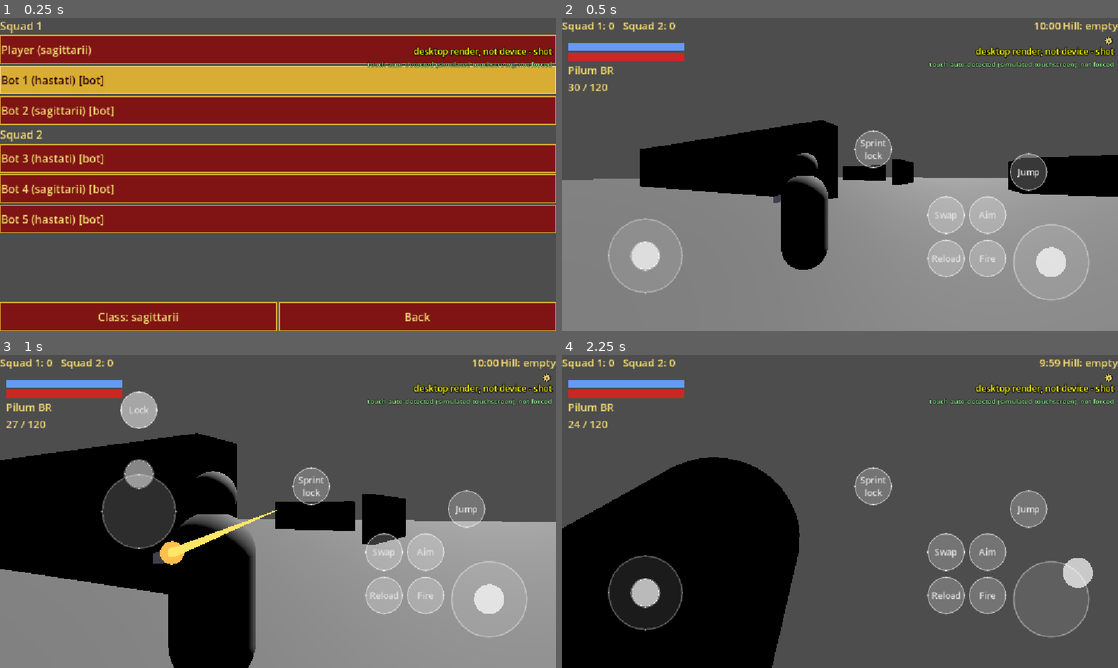
Above: before the commit, frames 1-4 (two rows, left to right).
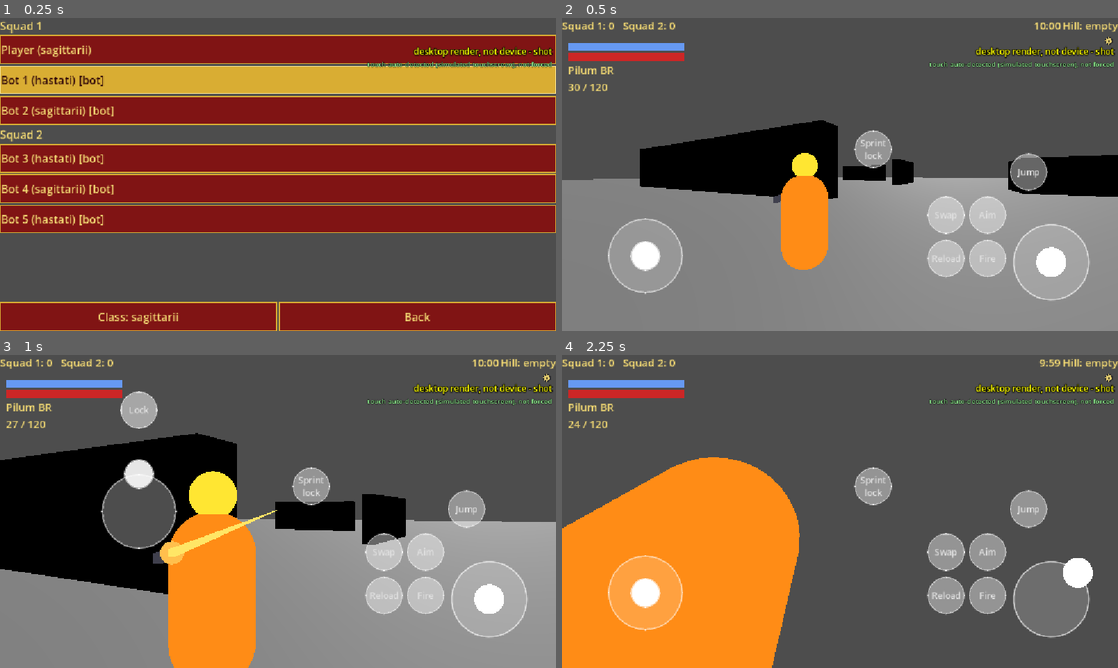
Above: after the commit, the same moments.

Repository: shibicb72-design/Project_Gladius
Game: Godot game, scene res://tools/touch_capture.tscn
The game is run twice, just before and just after one commit, with the same random seed, the same clock (stepped at 60 frames per second) and the same inputs. This scene is started directly instead of the project's main scene.
Inputs (mouse positions are in pixels of both pictures, inside the frame that each line leads up to):
- Up to frame 1 (0.25 s): no input
- Up to frame 2 (0.5 s): no input
- Up to frame 3 (1 s): move the mouse to (400, 495) at 0.52 s; hold D (move_right) from 0.53 s (still down); hold Right mouse button (aim) from 0.53 s (still down); tap Space (jump) at 0.77 s; click (400, 495) at 0.8 s
- Up to frame 4 (2.25 s): tap Space (jump) at 1.07, 2.1 s; release D (move_right) at 1.25 s; release Right mouse button (aim) at 1.25 s; drag from (728, 527) to (812, 574) at 1.27 s; move the mouse to (895, 442) at 2.02 s; hold D (move_right) from 2.03 s (still down); hold Right mouse button (aim) from 2.03 s (still down)

Frame 1 is identical in both runs. In frame 2, 4.6% of the frame differs, in the area x 8-95%, y 36-90%; in frame 3, 12%; in frame 4, 28%, in the area x 0-96%, y 32-100%.

Commit message:
fix: P0 Fold touch hit-test, window-coord look/buttons, contrast, pawn vis
Co-Authored-By: Claude Sonnet 5.5 <noreply@anthropic.com>

Diff:
--- a/data/input.json
+++ b/data/input.json
@@ -96,7 +96,10 @@
 		"stick_radius_frac_of_height": 0.12,
 		"tap_slop_frac_of_height": 0.01,
 		"knob_frac_of_radius": 0.4,
-		"ring_alpha": 0.35,
+		"ring_alpha": 0.6,
+		"button_idle_alpha": 0.4,
+		"button_held_alpha": 0.65,
+		"_contrast_note": "P0 playtest contrast: ring_alpha was 0.35 and the button idle fill 0.22 (too faint on the Fold). Values here are placeholders pending playtest (OQ-35).",
 		"_sticks_todo": "OQ-35: rest centres of the always-visible sticks are placeholders: [x as fraction of width, y as fraction of height]. G2L: move bottom-left; look bottom-right, with the button cluster north-west of it.",
 		"move_stick_rest": [0.15, 0.76],
 		"look_stick_rest": [0.88, 0.78],
--- a/scenes/player/pawn.tscn
+++ b/scenes/player/pawn.tscn
@@ -17,6 +17,16 @@
 radius = 0.22
 height = 0.44
 
+; TEMPORARY playtest visibility (P0): bright unshaded materials so the pawn is obvious on device.
+; Replace with the real character art/material later.
+[sub_resource type="StandardMaterial3D" id="body_mat"]
+shading_mode = 0
+albedo_color = Color(1, 0.55, 0.1, 1)
+
+[sub_resource type="StandardMaterial3D" id="head_mat"]
+shading_mode = 0
+albedo_color = Color(1, 0.9, 0.2, 1)
+
 [node name="Pawn" type="CharacterBody3D"]
 collision_layer = 2
 collision_mask = 1
@@ -29,6 +39,7 @@
 [node name="Body" type="MeshInstance3D" parent="."]
 transform = Transform3D(1, 0, 0, 0, 1, 0, 0, 0, 1, 0, 0.8, 0)
 mesh = SubResource("body_mesh")
+material_override = SubResource("body_mat")
 
 [node name="Head" type="Area3D" parent="." groups=["head_hitbox"]]
 transform = Transform3D(1, 0, 0, 0, 1, 0, 0, 0, 1, 0, 1.75, 0)
@@ -40,3 +51,4 @@
 
 [node name="HeadMesh" type="MeshInstance3D" parent="Head"]
 mesh = SubResource("head_mesh")
+material_override = SubResource("head_mat")
--- a/scripts/ui/touch_hud.gd
+++ b/scripts/ui/touch_hud.gd
@@ -256,7 +256,7 @@
 	lock_button.size = r.size
 	lock_button.text = "Locked" if provider.sprint_locked else "Sprint\nlock"
 	lock_button.add_theme_font_size_override("font_size", int(r.size.x * float(_layout.get("button_font_frac_of_size", 0.24))))
-	_style_round(lock_button, r.size.x, 0.6 if provider.sprint_locked else 0.22)
+	_style_round(lock_button, r.size.x, 0.6 if provider.sprint_locked else float(_layout["button_idle_alpha"]))
 	lock_button.modulate.a = _alpha(LOCK_KEY)
 	var t := get_lock_target_rect()
 	lock_target.position = t.position - global_position
@@ -279,7 +279,7 @@
 func _make_stick_visual(node_name: String) -> StickVisual:
 	var v := StickVisual.new()
 	v.name = node_name
-	v.ring_alpha = float(_layout.get("ring_alpha", 0.35))
+	v.ring_alpha = float(_layout["ring_alpha"])
 	v.knob_frac = float(_layout.get("knob_frac_of_radius", 0.4))
 	return v
 
@@ -360,7 +360,7 @@
 	j.visibility_mode = VirtualJoystick.VISIBILITY_WHEN_TOUCHED if String(vj["visibility"]) == "when_touched" else VirtualJoystick.VISIBILITY_ALWAYS
 	j.deadzone_ratio = float(feel["vjoy_deadzone_ratio"]["value"])
 	j.clampzone_ratio = float(feel["vjoy_clampzone_ratio"]["value"])
-	var ring := Color(1, 1, 1, float(_layout.get("ring_alpha", 0.35)))
+	var ring := Color(1, 1, 1, float(_layout["ring_alpha"]))
 	var held := Color(1, 1, 1, minf(1.0, ring.a * 1.5))
 	j.add_theme_stylebox_override("normal_joystick", _disc(Color(1, 1, 1, ring.a * 0.3), ring))
 	j.add_theme_stylebox_override("pressed_joystick", _disc(Color(1, 1, 1, ring.a * 0.5), ring))
@@ -496,11 +496,22 @@
 	return Rect2(get_global_rect().position + local.position, local.size)
 
 
-## Where a touch grabs the move stick: the stick itself when fixed, else the whole move zone.
+## Hit-test space (P0): event.position is viewport space, so every hit rect (buttons, lock, zones, grab)
+## is shifted by global_position through this one helper.
+func _to_global_rect(local: Rect2) -> Rect2:
+	return Rect2(local.position + global_position, local.size)
+
+
+## Viewport-space rect of a touch zone (the local _zone_rect shifted into event space).
+func _zone_hit_rect(key: String) -> Rect2:
+	return _to_global_rect(_zone_rect(key))
+
+
+## Where a touch grabs the move stick, in viewport space: the stick itself when fixed, else the whole move zone.
 func _move_grab_rect() -> Rect2:
 	if move_mode == "virtual" and vjoy_layout == "fixed":
-		return _move_visual_local()
-	return _zone_rect("move_zone")
+		return _to_global_rect(_move_visual_local())
+	return _zone_hit_rect("move_zone")
 
 
 ## Button side in px: its data fraction of the HUD height, never below button_min_dp (touch target floor).
@@ -531,9 +542,7 @@
 
 ## Screen rect of the button for an action (the HUD is full-screen, so this is viewport space).
 func get_button_rect(action: String) -> Rect2:
-	var r := _cell_rect(action)
-	r.position += global_position
-	return r
+	return _to_global_rect(_cell_rect(action))
 
 
 func get_button_label(action: String) -> String:
@@ -546,7 +555,7 @@
 
 func _style_button(b: Button, held: bool) -> void:
 	var sb := StyleBoxFlat.new()
-	sb.bg_color = Color(1, 1, 1, 0.5 if held else 0.22)
+	sb.bg_color = Color(1, 1, 1, float(_layout["button_held_alpha"]) if held else float(_layout["button_idle_alpha"]))
 	sb.border_color = Color(1, 1, 1, 0.6)
 	sb.set_border_width_all(2)
 	sb.set_corner_radius_all(int(ceil(maxf(b.size.x, 1.0) * 0.5)))
@@ -628,7 +637,7 @@
 		_move_origin = pos
 		_move_pos = pos
 		_update_sticks()
-	elif _look_touch == -1 and (_zone_rect("look_zone").has_point(pos) or (vjoy_layout == "fixed" and move_mode == "virtual" and _zone_rect("move_zone").has_point(pos))):
+	elif _look_touch == -1 and (_zone_hit_rect("look_zone").has_point(pos) or (vjoy_layout == "fixed" and move_mode == "virtual" and _zone_hit_rect("move_zone").has_point(pos))):
 		_look_touch = idx
 		_look_origin = pos
 		_look_pos = pos
--- /dev/null
+++ b/tests/test_fold_window_coords.gd
@@ -0,0 +1,169 @@
+extends "res://tests/test_case.gd"
+## P0 Fold touch regression: look drag and every action button through the real-device input path
+## (window pixels -> Viewport.push_input(e, false) -> stretch transform), at both Fold sizes, mirroring the
+## move-stick window-coord tests in test_touch_controls.gd. Also pins the P0 contrast and pawn-visibility data.
+
+const _MatchScene := preload("res://scenes/match/match.tscn")
+const _TouchHud := preload("res://scripts/ui/touch_hud.gd")
+
+const SIZES: Array[Vector2i] = [Vector2i(2520, 1080), Vector2i(2176, 1812)]
+const OLD_BUTTON_IDLE_ALPHA := 0.22
+const OLD_RING_ALPHA := 0.35
+
+
+func _root() -> Window:
+	return (Engine.get_main_loop() as SceneTree).root
+
+
+func _frames(n: int) -> void:
+	for i in n:
+		await (Engine.get_main_loop() as SceneTree).physics_frame
+	await (Engine.get_main_loop() as SceneTree).process_frame
+	await (Engine.get_main_loop() as SceneTree).process_frame
+
+
+## Real-device order: canvas position -> window pixels, delivered with push_input(..., false).
+func _deliver_window(e: InputEvent) -> void:
+	var xf := _root().get_screen_transform()
+	e.position = xf * e.position
+	if e is InputEventScreenDrag:
+		e.relative = xf.basis_xform(e.relative)
+	_root().push_input(e, false)
+
+
+func _touch(idx: int, pos: Vector2, pressed: bool) -> void:
+	var e := InputEventScreenTouch.new()
+	e.index = idx
+	e.position = pos
+	e.pressed = pressed
+	_deliver_window(e)
+
+
+func _drag(idx: int, pos: Vector2, rel: Vector2) -> void:
+	var e := InputEventScreenDrag.new()
+	e.index = idx
+	e.position = pos
+	e.relative = rel
+	_deliver_window(e)
+
+
+func _setup(size: Vector2i) -> Dictionary:
+	_TouchHud.move_stick_override = "virtual"
+	var tree: SceneTree = Engine.get_main_loop()
+	var m: MatchRoot = _MatchScene.instantiate()
+	m.auto_start = false
+	m.bake_navmesh = false
+	m.fill_bots = false
+	tree.root.add_child(m)
+	await tree.physics_frame
+	m.director.load_config()
+	m.begin()
+	var prev := _root().size
+	_root().size = size
+	await _frames(25)
+	var touch: Control = m.get_node("Hud/TouchHud")
+	touch.cfg["force_touch_hud"] = true
+	touch.refresh_visibility()
+	await _frames(3)
+	return {"m": m, "touch": touch, "pawn": m.local_player, "prev": prev, "tag": str(size)}
+
+
+func _teardown(ctx: Dictionary) -> void:
+	(ctx["m"] as Node).queue_free()
+	_root().size = ctx["prev"]
+	await _frames(2)
+
+
+func test_look_drag_window_coords_turns_pawn_folded_2520x1080() -> void:
+	await _look_drag(SIZES[0])
+
+
+func test_look_drag_window_coords_turns_pawn_unfolded_2176x1812() -> void:
+	await _look_drag(SIZES[1])
+
+
+func _look_drag(size: Vector2i) -> void:
+	var ctx: Dictionary = await _setup(size)
+	var touch: Control = ctx["touch"]
+	var pawn: Pawn = ctx["pawn"]
+	var start: Vector2 = touch._zone_hit_rect("look_zone").get_center()
+	assert_eq(touch._button_at(start), "", "%s: look-zone centre is not on a button" % ctx["tag"])
+	var yaw_before := pawn.rotation.y
+	var pitch_before := pawn.pitch
+	_touch(1, start, true)
+	await _frames(1)
+	assert_eq(touch._look_touch, 1, "%s: window-coord touch-down reached the look zone" % ctx["tag"])
+	for k in range(1, 7):
+		_drag(1, start + Vector2(30, 20) * k, Vector2(30, 20))
+		await _frames(2)
+	await _frames(10)
+	var turned := absf(pawn.rotation.y - yaw_before) > 0.001
+	var pitched := absf(pawn.pitch - pitch_before) > 0.001
+	assert_true(turned and pitched, "%s: pawn yaw/pitch changed (yaw %s -> %s, pitch %s -> %s)" % [ctx["tag"], yaw_before, pawn.rotation.y, pitch_before, pawn.pitch])
+	_touch(1, start, false)
+	await _teardown(ctx)
+
+
+func test_action_buttons_window_coords_folded_2520x1080() -> void:
+	await _buttons(SIZES[0])
+
+
+func test_action_buttons_window_coords_unfolded_2176x1812() -> void:
+	await _buttons(SIZES[1])
+
+
+func _buttons(size: Vector2i) -> void:
+	var ctx: Dictionary = await _setup(size)
+	var touch: Control = ctx["touch"]
+	var pawn: Pawn = ctx["pawn"]
+	var actions: Array = touch.get_button_actions()
+	assert_true(actions.size() > 0, "%s: HUD has action buttons" % ctx["tag"])
+	# Fire first: later buttons (swap, reload) change the weapon state its ammo check relies on.
+	if actions.has("fire"):
+		actions.erase("fire")
+		actions.push_front("fire")
+	for key in actions:
+		var c: Vector2 = touch.get_button_rect(key).get_center()
+		assert_eq(touch._button_at(c), key, "%s: %s centre hit-tests to itself" % [ctx["tag"], key])
+		var act: String = touch._action_of(key)
+		var ammo_before: int = pawn.loadout.get_active().ammo_in_mag
+		_touch(1, c, true)
+		await _frames(2)
+		assert_true(Input.is_action_pressed(act), "%s: %s press drives InputMap action '%s'" % [ctx["tag"], key, act])
+		if act == "fire":
+			assert_true(pawn.loadout.get_active().ammo_in_mag < ammo_before, "%s: fire spent ammo" % ctx["tag"])
+		elif act == "jump":
+			assert_true(pawn.velocity.y > 0.0, "%s: jump lifted the pawn" % ctx["tag"])
+		elif act == "aim":
+			await _frames(20)
+			assert_true(pawn.aiming, "%s: aim engaged" % ctx["tag"])
+		_touch(1, c, false)
+		await _frames(2)
+		assert_true(not Input.is_action_pressed(act), "%s: %s release frees '%s'" % [ctx["tag"], key, act])
+		await _frames(15)
+	await _teardown(ctx)
+
+
+## P0 contrast: idle button fill and stick ring must stay above the faint pre-P0 values (data, no fallbacks).
+func test_contrast_data_above_pre_p0_values() -> void:
+	var tree: SceneTree = Engine.get_main_loop()
+	var hud: Control = load("res://scenes/ui/touch_hud.tscn").instantiate()
+	tree.root.add_child(hud)
+	var layout: Dictionary = hud.cfg["touch_layout"]
+	assert_true(float(layout["button_idle_alpha"]) > OLD_BUTTON_IDLE_ALPHA, "button idle alpha > 0.22")
+	assert_true(float(layout["ring_alpha"]) > OLD_RING_ALPHA, "stick ring alpha > 0.35")
+	assert_true(float(layout["button_held_alpha"]) > float(layout["button_idle_alpha"]), "held brighter than idle")
+	var b: Button = hud._buttons[hud.get_button_actions()[0]]
+	var sb: StyleBoxFlat = b.get_theme_stylebox("normal")
+	assert_true(sb.bg_color.a > OLD_BUTTON_IDLE_ALPHA, "styled idle button fill alpha %s > 0.22" % sb.bg_color.a)
+	assert_true(hud.look_stick.ring_alpha > OLD_RING_ALPHA, "styled look ring alpha %s > 0.35" % hud.look_stick.ring_alpha)
+	hud.free()
+
+
+## P0 pawn visibility: Body and HeadMesh carry a material_override.
+func test_pawn_meshes_have_material_override() -> void:
+	var pawn: Node = load("res://scenes/player/pawn.tscn").instantiate()
+	for path in ["Body", "Head/HeadMesh"]:
+		var mi := pawn.get_node(path) as MeshInstance3D
+		assert_true(mi != null and mi.material_override != null, "%s has a material_override" % path)
+	pawn.free()
--- a/tools/touch_capture.gd
+++ b/tools/touch_capture.gd
@@ -24,6 +24,7 @@
 var _sprint_shot_name: String = ""
 var _menu_shot_name: String = ""
 var _layout_shot_name: String = ""
+var _pawn_shot_name: String = ""
 var _left_fire: bool = false
 var _offscreen := Vector2i.ZERO
 var _layer: CanvasLayer
@@ -41,6 +42,8 @@
 			_vjoy_shot_name = a.substr(12)
 		elif a.begins_with("--layout-shot="):  # G2L: match HUD at rest with labels filled, saved as <tag>_<value>.png; use --tag=layout
 			_layout_shot_name = a.substr(14)
+		elif a.begins_with("--pawn-shot="):  # P0: match view with a pawn ahead, saved as <tag>_<value>.png; use --tag=p0_pawn
+			_pawn_shot_name = a.substr(12)
 		elif a == "--left-fire":  # G3e: shot with the optional left Fire button on (profile flag), e.g. --tag=left_fire_on --layout-shot=cover_landscape
 			_left_fire = true
 		elif a.begins_with("--menu-shot="):  # in-match menu: saves <tag>_closed_<value>_landscape.png and <tag>_open_...; use --tag=menu
@@ -125,6 +128,10 @@
 		return
 	if _layout_shot_name != "":
 		await _layout_shot()
+		get_tree().quit(0)
+		return
+	if _pawn_shot_name != "":
+		await _pawn_shot()
 		get_tree().quit(0)
 		return
 	if _menu_shot_name != "":
@@ -274,6 +281,31 @@
 	await _frames(2)
 
 
+## P0: match view with an inert enemy pawn 5 m ahead, so the temporary bright pawn material is on screen.
+func _pawn_shot() -> void:
+	var m: MatchRoot = _MatchScene.instantiate()
+	m.auto_start = false
+	m.bake_navmesh = false
+	m.fill_bots = false
+	add_child(m)
+	await _frames(2)
+	m.begin()
+	await _frames(5)
+	var shooter: Pawn = m.local_player
+	var target: Pawn = load("res://scenes/player/pawn.tscn").instantiate()
+	target.squad_id = shooter.squad_id + 1
+	m.add_child(target)
+	target.set_physics_process(false)
+	var flat := shooter.get_aim_direction()
+	flat.y = 0.0
+	target.global_position = shooter.global_position + flat.normalized() * 5.0
+	m.director.add_player(99, target)
+	await _frames(5)
+	await _shot(_pawn_shot_name)
+	m.queue_free()
+	await _frames(2)
+
+
 func _layout_shot() -> void:
 	if _left_fire:
 		AppFlow.profile["left_fire_enabled"] = true
Not shown: 1 places in scenes/player/pawn.tscn that only renumber resources
Not shown, added: tests/test_fold_window_coords.gd.uid
Not shown, changed: docs/ARCHITECTURE.md
